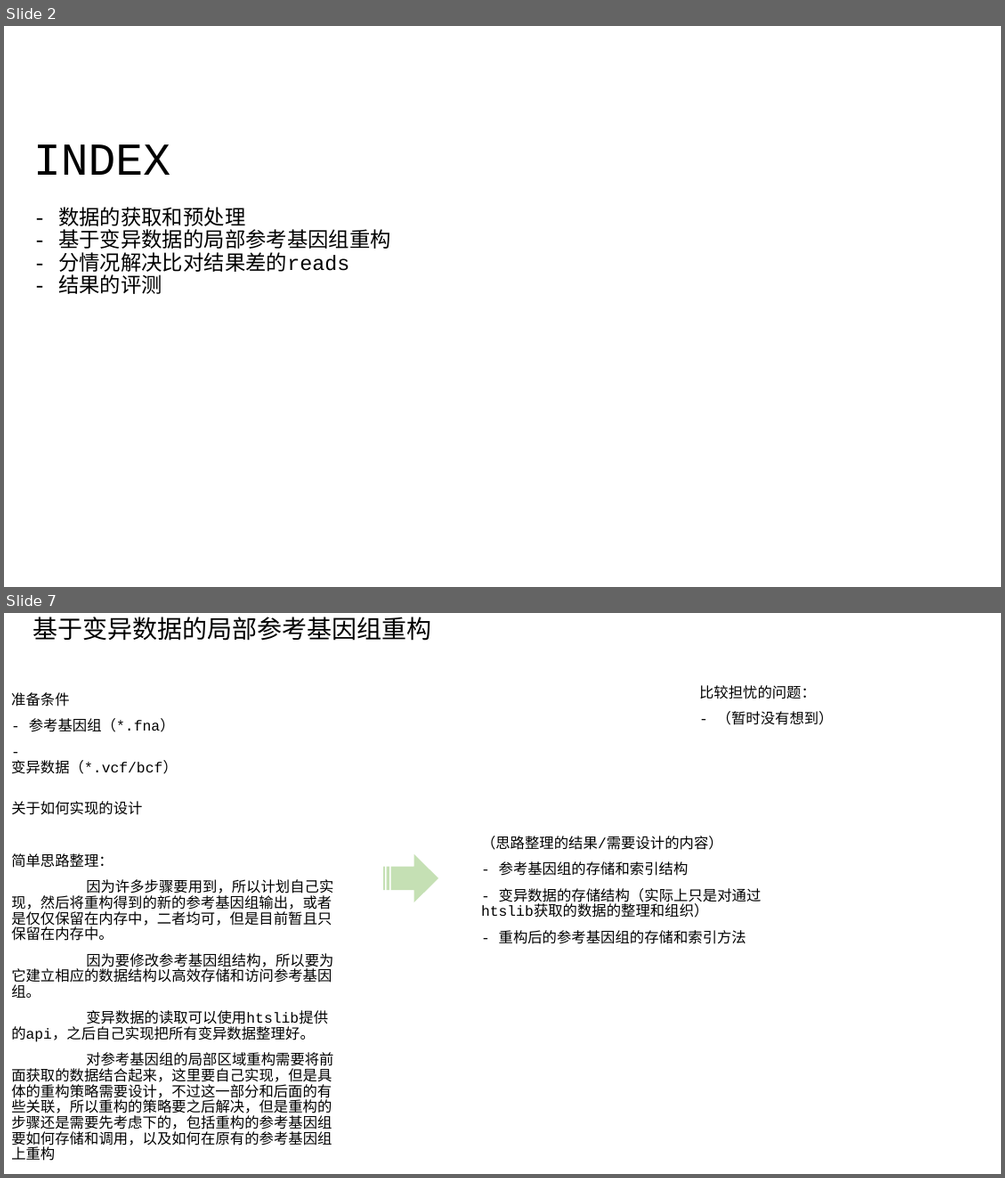
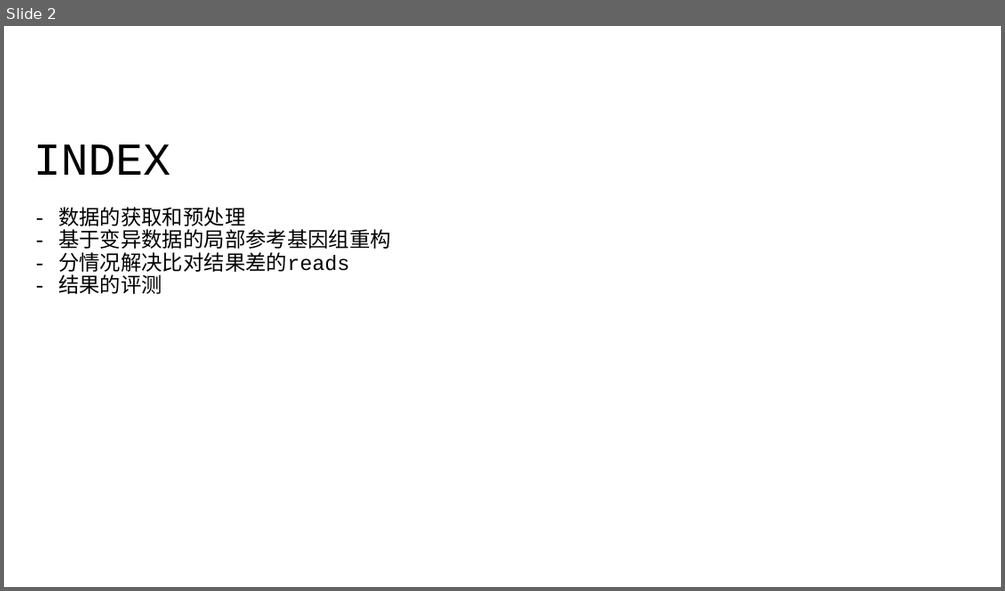
Before and after one commit to AtoshDustosh/thesis-project, a slide deck: THE project/design/project design.odp. Shown one above the other, each under a label of ours: slides 2 and 7 before the commit, slide 2 after it; the slides between them are not shown. The pictures are 1005x1178 and 1005x591 pixels, drawn with LibreOffice and Linux fonts; fonts in the diff are those of the drawing. Boxes give left, top, right and bottom in pixels: in the first picture for what was removed or moved away, otherwise in the second. Text is boxed around its words. In the diff, an @@ line names an element or a change of style, - is before the commit and + after.

```diff
--- a/THE project/design/project design.odp
+++ b/THE project/design/project design.odp
@@ slide 7 removed at [4,613,1001,1174], background #FFFFFF @@
@@ subtitle removed at [32,617,431,641] @@
-基于变异数据的局部参考基因组重构
@@ text removed at [11,692,178,774] @@
-准备条件
-- 参考基因组（*.fna）
-- 变异数据（*.vcf/bcf）
@@ text removed at [699,685,833,725] @@
-比较担忧的问题：
-- （暂时没有想到）
@@ text removed at [11,801,333,1160] @@
-关于如何实现的设计
-简单思路整理：
-因为许多步骤要用到，所以计划自己实现，然后将重构得到的新的参考基因组输出，或者是仅仅保留在内存中，二者均可，但是目前暂且只保留在内存中。
-因为要修改参考基因组结构，所以要为它建立相应的数据结构以高效存储和访问参考基因组。
-变异数据的读取可以使用htslib提供的api，之后自己实现把所有变异数据整理好。
-对参考基因组的局部区域重构需要将前面获取的数据结合起来，这里要自己实现，但是具体的重构策略需要设计，不过这一部分和后面的有些关联，所以重构的策略要之后解决，但是重构的步骤还是需要先考虑下的，包括重构的参考基因组要如何存储和调用，以及如何在原有的参考基因组上重构
@@ text removed at [481,835,761,944] @@
-（思路整理的结果/需要设计的内容）
-- 参考基因组的存储和索引结构
-- 变异数据的存储结构（实际上只是对通过htslib获取的数据的整理和组织）
-- 重构后的参考基因组的存储和索引方法
@@ striped right arrow removed at [383,854,438,902] @@
```
Also in this commit, not shown: 4 slides changed, 3 slides added, 2 other slides removed, 1 other file.
